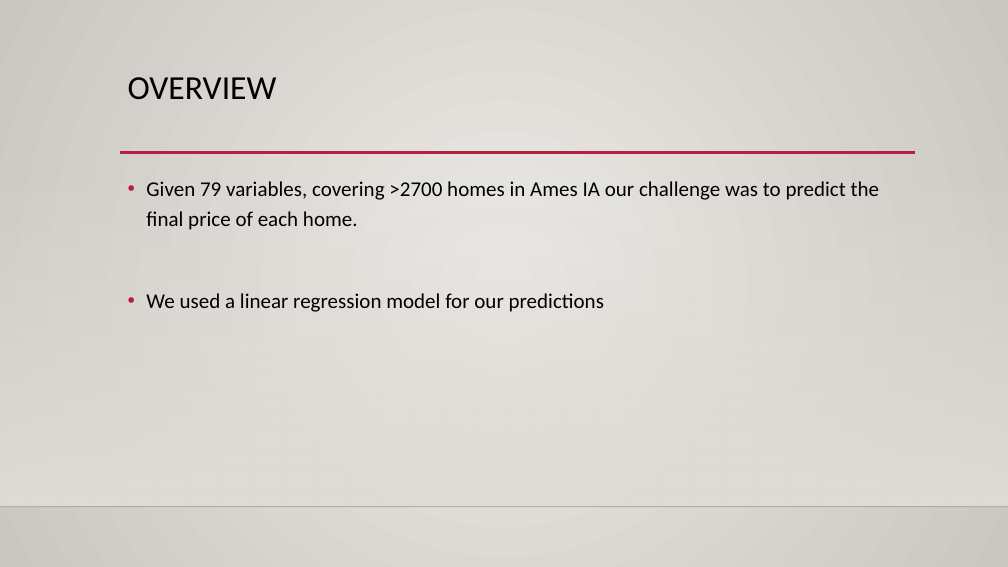
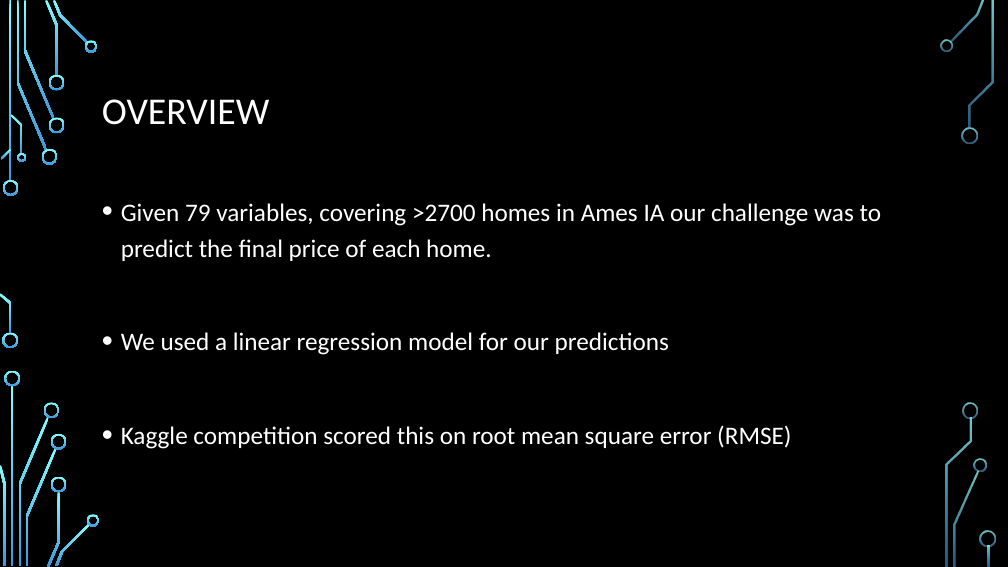
Before and after one commit to bhalbur/AmesData, a slide deck: slide 2 of powerpoint/project3_presentation.pptx. Drawn at 1008x567 pixels with LibreOffice and Linux fonts; fonts in the diff are those of the drawing; background and template pictures are left out. Boxes give left, top, right and bottom in pixels: in the first picture for what was removed or moved away, otherwise in the second. Text is boxed around its words. In the diff, an @@ line names an element or a change of style, - is before the commit and + after.

```diff
--- a/powerpoint/project3_presentation.pptx
+++ b/powerpoint/project3_presentation.pptx
@@ background gradient #ECEAE7 to #CAC7C1 to picture (left out) @@
@@ title "OVERVIEW": place and size @@
-title "OVERVIEW" at (128, 77, 277, 100)
+title "OVERVIEW" at (102, 99, 269, 125)
@@ title "OVERVIEW" at (102, 99, 269, 125): size 32 to 36 pt, text colour #000000 to #FFFFFF; vertical alignment top to middle @@
@@ rectangle removed at (0, 167, 1008, 507) @@
@@ line removed from (120, 153) to (915, 153) @@
@@ text "Given 79 variables, covering >2700 ...": place and size @@
-text "Given 79 variables, covering >2700 ..." at (146, 181, 880, 312)
+text "Given 79 variables, covering >2700 ..." at (121, 203, 881, 449)
@@ text at (121, 203, 881, 355): size 20 to 24 pt, text colour #000000 to #FFFFFF in "Given 79 variables, covering >2700 homes in ...", "We used a linear regression model for ..." @@
@@ text at (121, 425, 791, 449): paragraph added @@
+• Kaggle competition scored this on root mean square error (RMSE)
@@ line removed from (0, 507) to (1008, 507) @@
@@ group added at (0, 0, 996, 567): 33 freeform shapes, 3 rectangles @@
```
Also in this commit, not shown: 1 other slide changed, 7 slides added, 5 slides removed, 9 other files.
